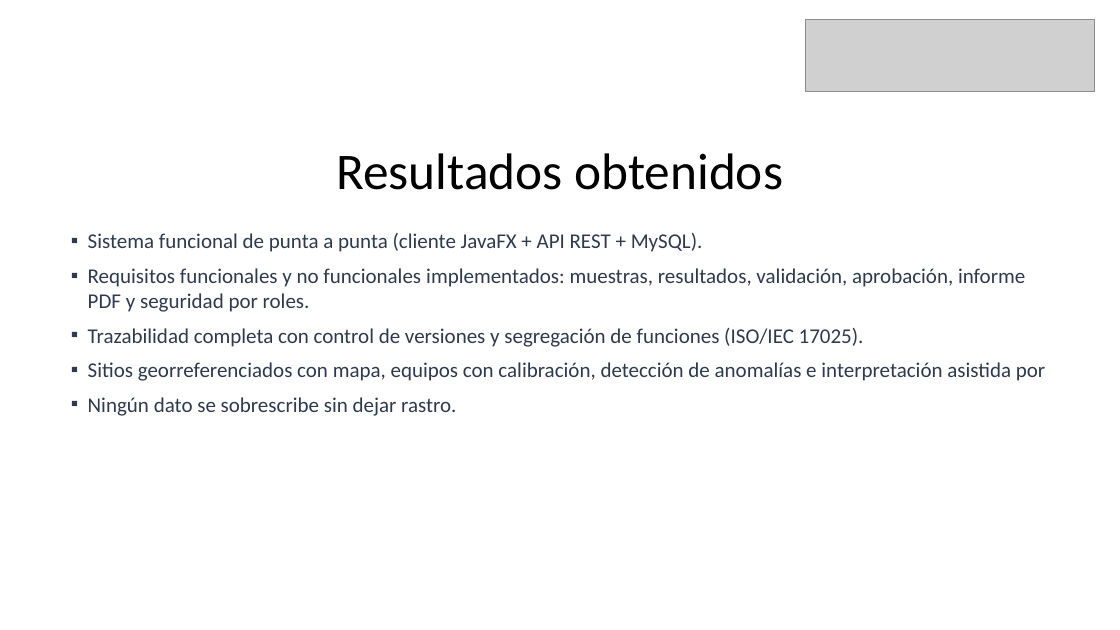
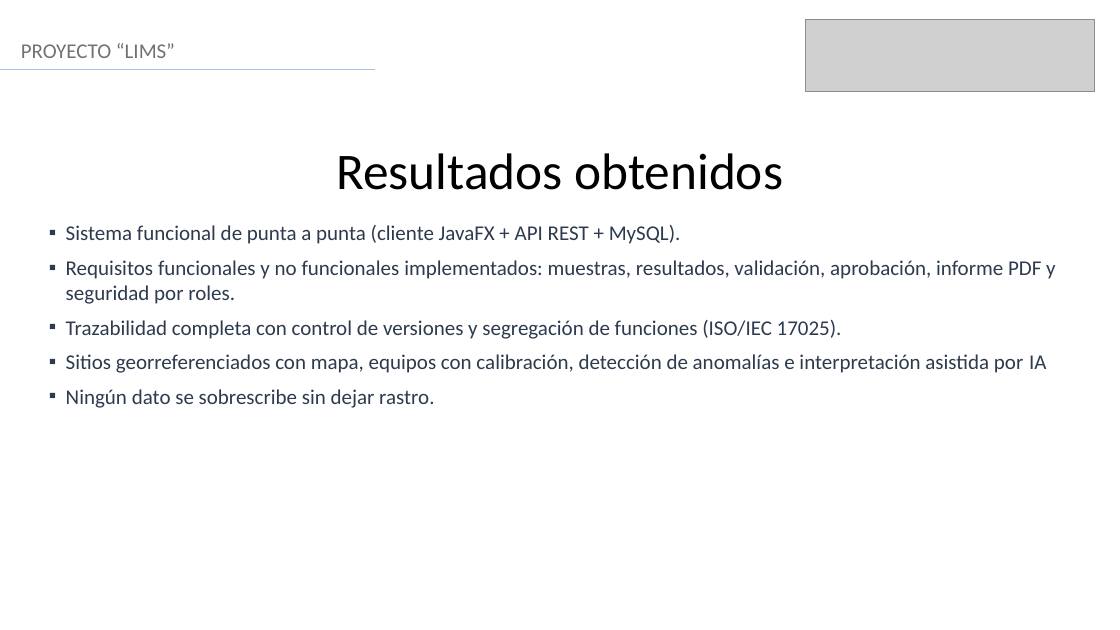
Before and after one commit to NicolasCardenas1/ConectaGo, a slide deck: slide 15 of Fase 3/Evidencias grupales/Presentación Final del proyecto (Español).pptx (slide 14 before the commit). Drawn at 1120x630 pixels with LibreOffice and Linux fonts; fonts in the diff are those of the drawing; grey boxes stand for pictures. Boxes give left, top, right and bottom in pixels: in the first picture for what was removed or moved away, otherwise in the second. Text is boxed around its words. In the diff, an @@ line names an element or a change of style, - is before the commit and + after.

```diff
--- a/Fase 3/Evidencias grupales/Presentación Final del proyecto (Español).pptx
+++ b/Fase 3/Evidencias grupales/Presentación Final del proyecto (Español).pptx
@@ text added at [21,43,175,58], 18 pt, text #767171 @@
+PROYECTO “LIMS”
@@ line added from (0, 70) to (376, 70), #ABC0E4 1.25 pt @@
@@ text "Sistema funcional de punta a ...": place and size @@
-text "Sistema funcional de punta a ..." at [88,233,1045,416]
+text "Sistema funcional de punta a ..." at [66,225,1055,408]
@@ text at [66,354,1046,373]: text changed @@
-▪ Sitios georreferenciados con mapa, equipos con calibración, detección de anomalías e interpretación asistida por
+▪ Sitios georreferenciados con mapa, equipos con calibración, detección de anomalías e interpretación asistida por IA
```
Also in this commit, not shown: 5 other slides changed, 1 slide added, 1 other file.
